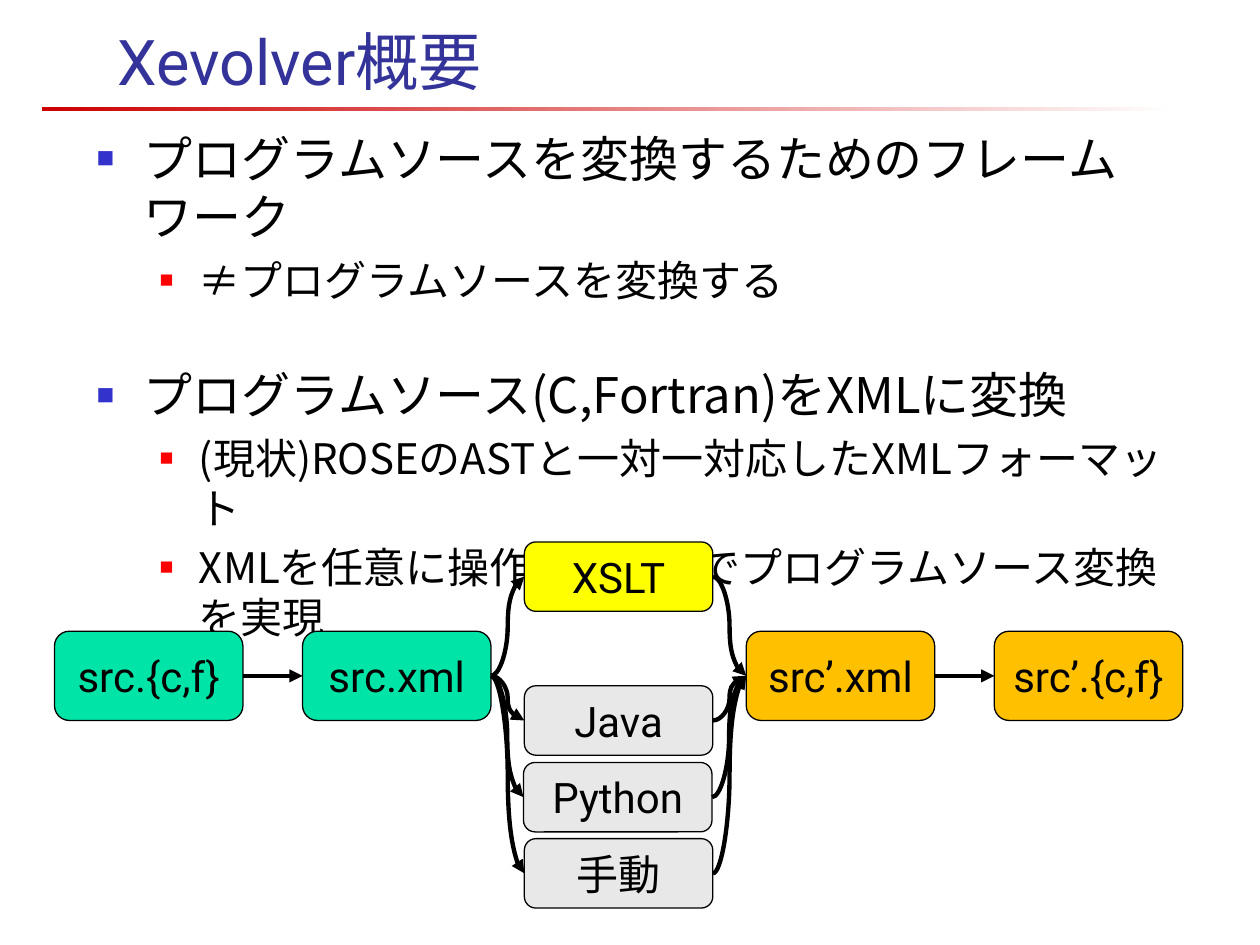
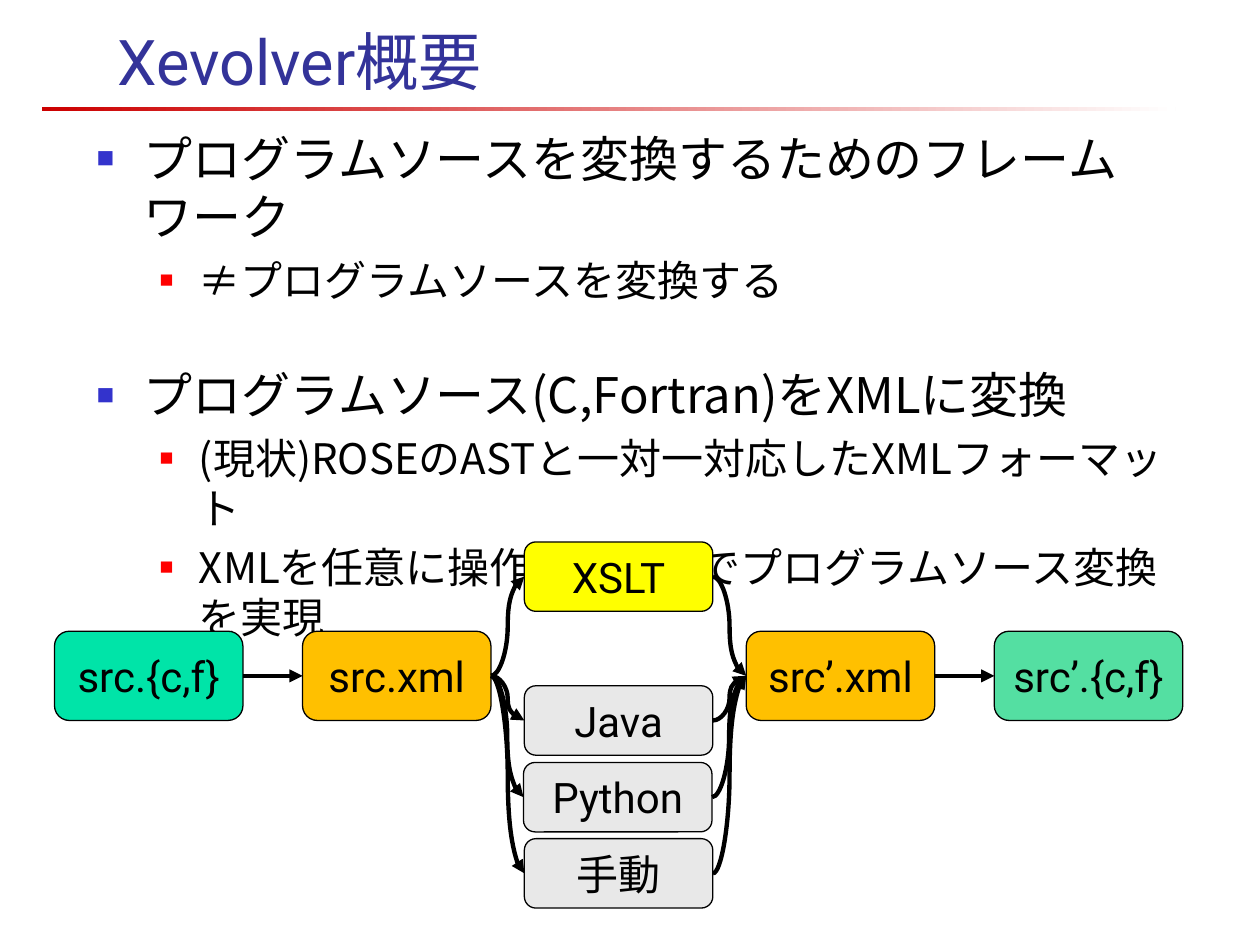
Before and after one commit to xevolver/xevxml, a slide deck: slide 2 of doc/Xev-Samples.pptx. Drawn at 1260x945 pixels with LibreOffice and Linux fonts; fonts in the diff are those of the drawing. Boxes give left, top, right and bottom in pixels: in the first picture for what was removed or moved away, otherwise in the second. Text is boxed around its words. In the diff, an @@ line names an element or a change of style, - is before the commit and + after.

```diff
--- a/doc/Xev-Samples.pptx
+++ b/doc/Xev-Samples.pptx
@@ rounded rectangle "src.xml" at (x1=302, y1=631, x2=491, y2=721): fill #00E4A8 to #FFC000 @@
@@ rounded rectangle "src’.{c,f}" at (x1=994, y1=631, x2=1183, y2=721): fill #FFC000 to #54DFA2 @@
```
Also in this commit, not shown: 6 other slides changed, 4 slides added, 5 other files.
